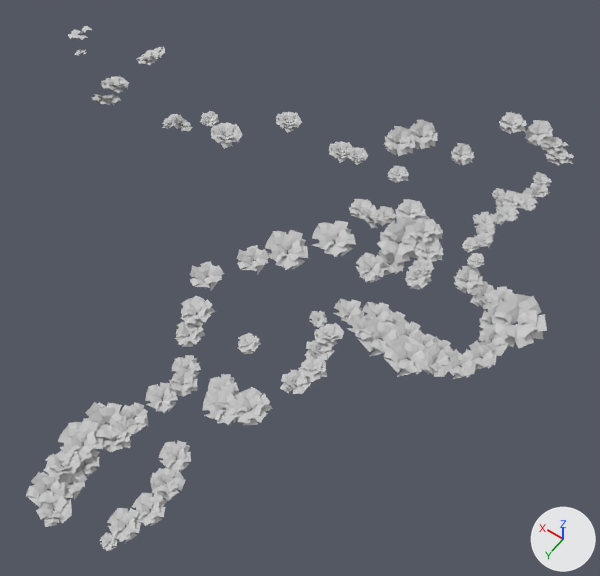
What one commit did to the FBX model Scene Setups/Official Build v0.6.6/Assets/ForestLevel_Final/TreeLeafs/Folliage_Forest.FBX.
One viewpoint serves both versions: a 50 mm lens placed at (-68.0, 675.0, 967.0), pointed at (370.0, 61.0, 3.0). Arrows for +X, +Y and +Z are at lower right; the lights stay in place. Where no turn or scale is listed for an object, it has been applied to the vertices. Vertices at the same position are counted once.

The first picture shows 'Folliage', 'Object070'.
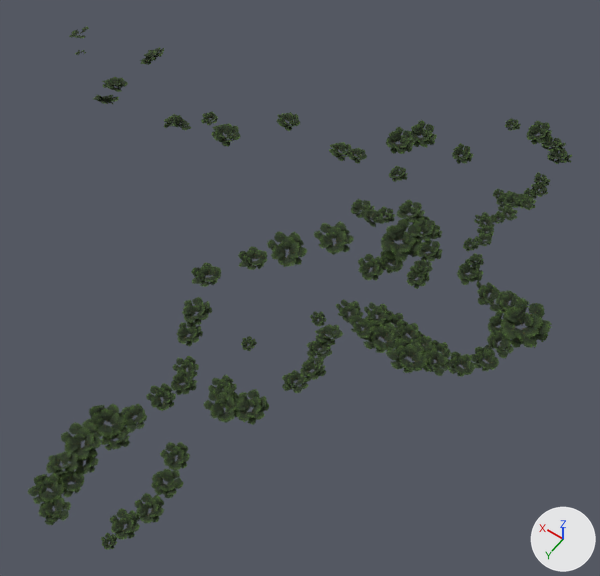
What differs and where, as boxes [x1, y1, x2, y2] in the pictures (600 x 576 px; the box of a moved part takes in the faces that stretch with it):
'Folliage', recoloured (grey to green)
    both: [26, 199, 443, 551]
'Object070', reshaped
    before: [68, 26, 574, 379]
    after: [69, 26, 572, 377]
part 1 of me_mesh, moved or reshaped
    before: [424, 262, 547, 370]
    after: [423, 256, 552, 372]
part 2 of me_mesh, moved or reshaped
    before: [499, 112, 527, 134]
    after: [505, 118, 520, 131]
part 3 of me_mesh, moved or reshaped
    before: [136, 51, 159, 65]
    after: [140, 56, 155, 65]
part 4 of me_mesh, recoloured (grey to green)
    both: [69, 26, 572, 377]

Patch to the scene script:
```diff
--- a/Scene Setups/Official Build v0.6.6/Assets/ForestLevel_Final/TreeLeafs/Folliage_Forest.FBX.py
+++ b/Scene Setups/Official Build v0.6.6/Assets/ForestLevel_Final/TreeLeafs/Folliage_Forest.FBX.py
@@ img_tree_folliagealbedo_png @@
+img_tree_folliagealbedo_png = load_image('Tree_FolliageAlbedo.png', 'Tree_FolliageAlbedo.png', 484, 528, 'sRGB')
@@ mat_23___default @@
+mat_23___default = principled_material('23 - Default')
+mat_23___default.texture = img_tree_folliagealbedo_png  # with its transparency
+mat_23___default.roughness = 0.859
@@ me_mesh @@
 # used by ob_object070; location = (447.0, -160.0, 51.0)
-me_mesh.from_pydata(...)  # 9171 vertices, 4076 faces; spans x -410.0..553.0, y -267.0..287.0, z -25.0..63.0
+me_mesh.from_pydata(...)  # 9180 vertices, 4080 faces; spans x -420.0..553.0, y -267.0..287.0, z -25.0..63.0
+# me_mesh part 1: 1428 vertices moved from x -410.0..-262.0, y 70.0..238.0, z -25.0..11.0 to x -420.0..-257.0, y 57.0..241.0, z -25.0..11.0; 26 vertices removed from x -390.0..-283.0, y 96.0..228.0, z -20.0..-3.0; 35 vertices added at x -410.0..-274.0, y 73.0..231.0, z -20.0..-1.0
+# me_mesh part 2: 168 vertices moved from x -211.0..-165.0, y -249.0..-201.0, z 1.0..15.0 to x -202.0..-173.0, y -240.0..-210.0, z 0.0..9.0; 2 vertices removed from x -191.0..-179.0, y -233.0..-229.0, z 6.0..9.0; 2 vertices added at x -189.0..-184.0, y -228.0..-227.0, z 1.0..2.0
+# me_mesh part 3: 149 vertices moved from x 359.0..396.0, y 13.0..49.0, z 39.0..56.0 to x 365.0..393.0, y 18.0..44.0, z 36.0..49.0; 2 vertices removed from x 365.0..373.0, y 23.0..27.0, z 50.0; 2 vertices added at x 374.0..378.0, y 26.0..29.0, z 40.0
+# me_mesh part 4: 3975 faces spanning x -420.0..553.0, y -267.0..287.0, z -25.0..63.0 switch from mat_material__13 (light grey #cacaca) to mat_23___default (picture img_tree_folliagealbedo_png)
@@ me_mesh_001 @@
 me_mesh_001.from_pydata(...)  # 7865 vertices, 3496 faces; spans x -124.0..168.0, y -337.0..340.0, z -42.0..15.0
-me_mesh_001.materials.append(mat_material__13)  # light grey #cacaca
+me_mesh_001.materials.append(mat_23___default)  # picture img_tree_folliagealbedo_png
```
